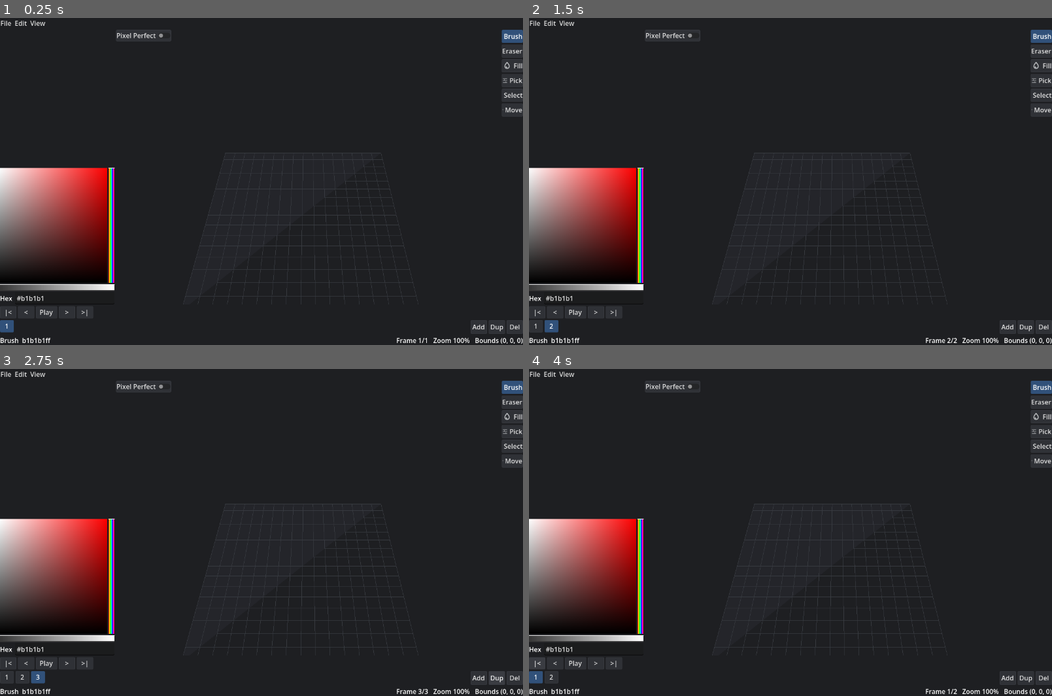
Above: before the commit, frames 1-4 (two rows, left to right).
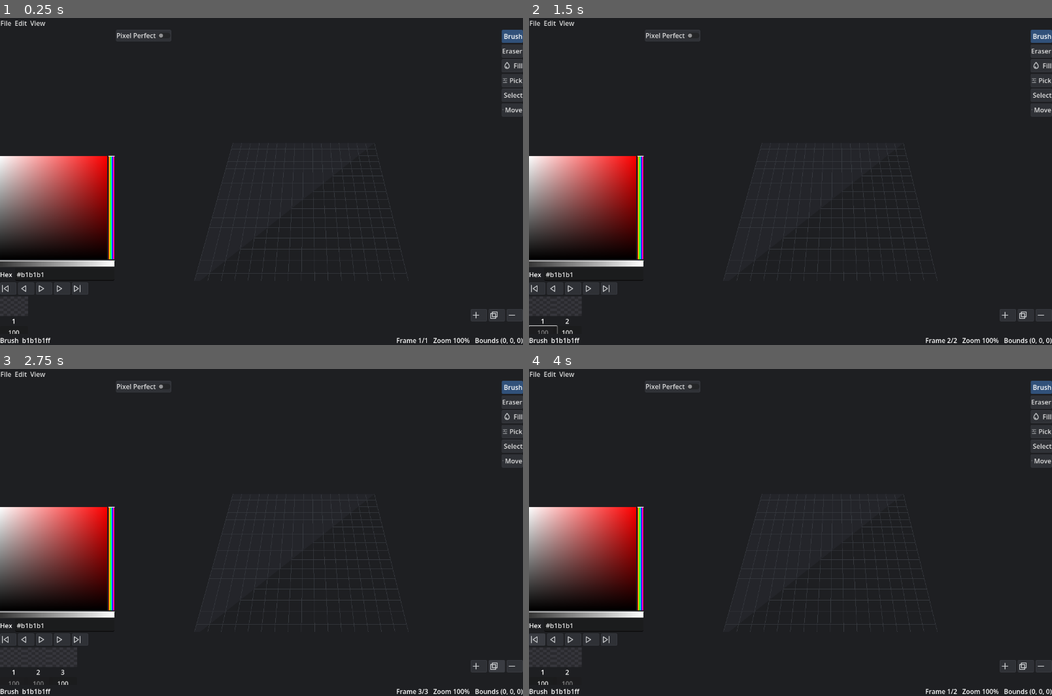
Above: after the commit, the same moments.

Repository: LeonardMeagher2/LVE
Game: Godot game, scene res://ui/main.tscn
The game is run twice, just before and just after one commit, with the same random seed, the same clock (stepped at 60 frames per second) and the same inputs.
Inputs (mouse positions are in pixels of both pictures, inside the frame that each line leads up to; where the layout moved, square brackets give the same spot in the first picture):
- Up to frame 1 (0.25 s): no input
- Up to frame 2 (1.5 s): click (1010, 315) [1010, 325] at 0.5 s; click (549, 325) at 1.25 s, where only the run before the commit has a clickable "2"
- Up to frame 3 (2.75 s): click (496, 666) [496, 676] at 2 s
- Up to frame 4 (4 s): click (1041, 666) [1041, 676] at 2.75 s; click (539, 640) [539, 663] at 3.5 s

The runs differ from the first frame. In frame 1, 9.1% of the frame differs, in the area x 0-100%, y 38-97%; in frame 2, 9.2%; in frame 3, 9.4%; in frame 4, 9.3%.

Commit message:
Add frame previews and per-frame delay editing
Render each frame as a small isometric preview. Show and edit each frame delay in the frame strip. Use playback and frame-action icons in the dock.

Diff:
--- /dev/null
+++ b/icons/frame_add.svg
@@ -0,0 +1,4 @@
+<svg xmlns="http://www.w3.org/2000/svg" width="24" height="24" viewBox="0 0 24 24" fill="none" stroke="#c8cacc" stroke-width="2" stroke-linecap="round" stroke-linejoin="round">
+  <path d="M12 5v14"/>
+  <path d="M5 12h14"/>
+</svg>
--- /dev/null
+++ b/icons/frame_del.svg
@@ -0,0 +1,3 @@
+<svg xmlns="http://www.w3.org/2000/svg" width="24" height="24" viewBox="0 0 24 24" fill="none" stroke="#c8cacc" stroke-width="2" stroke-linecap="round" stroke-linejoin="round">
+  <path d="M5 12h14"/>
+</svg>
--- /dev/null
+++ b/icons/frame_dup.svg
@@ -0,0 +1,4 @@
+<svg xmlns="http://www.w3.org/2000/svg" width="24" height="24" viewBox="0 0 24 24" fill="none" stroke="#c8cacc" stroke-width="2" stroke-linecap="round" stroke-linejoin="round">
+  <path d="M8 4h12v12H8Z"/>
+  <path d="M4 8h12v12H4Z"/>
+</svg>
--- /dev/null
+++ b/icons/pause.svg
@@ -0,0 +1,4 @@
+<svg xmlns="http://www.w3.org/2000/svg" width="24" height="24" viewBox="0 0 24 24" fill="none" stroke="#c8cacc" stroke-width="2" stroke-linecap="round" stroke-linejoin="round">
+  <path d="M9 5v14"/>
+  <path d="M15 5v14"/>
+</svg>
--- /dev/null
+++ b/icons/play.svg
@@ -0,0 +1,3 @@
+<svg xmlns="http://www.w3.org/2000/svg" width="24" height="24" viewBox="0 0 24 24" fill="none" stroke="#c8cacc" stroke-width="2" stroke-linecap="round" stroke-linejoin="round">
+  <path d="M7 5l11 7-11 7Z"/>
+</svg>
--- /dev/null
+++ b/icons/step_back.svg
@@ -0,0 +1,3 @@
+<svg xmlns="http://www.w3.org/2000/svg" width="24" height="24" viewBox="0 0 24 24" fill="none" stroke="#c8cacc" stroke-width="2" stroke-linecap="round" stroke-linejoin="round">
+  <path d="M18 5 8 12l10 7Z"/>
+</svg>
--- /dev/null
+++ b/icons/step_forward.svg
@@ -0,0 +1,3 @@
+<svg xmlns="http://www.w3.org/2000/svg" width="24" height="24" viewBox="0 0 24 24" fill="none" stroke="#c8cacc" stroke-width="2" stroke-linecap="round" stroke-linejoin="round">
+  <path d="M7 5l11 7-11 7Z"/>
+</svg>
--- /dev/null
+++ b/icons/to_end.svg
@@ -0,0 +1,4 @@
+<svg xmlns="http://www.w3.org/2000/svg" width="24" height="24" viewBox="0 0 24 24" fill="none" stroke="#c8cacc" stroke-width="2" stroke-linecap="round" stroke-linejoin="round">
+  <path d="M5 5l10 7-10 7Z"/>
+  <path d="M19 4v16"/>
+</svg>
--- /dev/null
+++ b/icons/to_start.svg
@@ -0,0 +1,4 @@
+<svg xmlns="http://www.w3.org/2000/svg" width="24" height="24" viewBox="0 0 24 24" fill="none" stroke="#c8cacc" stroke-width="2" stroke-linecap="round" stroke-linejoin="round">
+  <path d="M5 4v16"/>
+  <path d="M19 5 9 12l10 7Z"/>
+</svg>
--- a/ui/bottom_dock.gd
+++ b/ui/bottom_dock.gd
@@ -1,5 +1,8 @@
 class_name EditorBottomDock
 extends VBoxContainer
+
+const PLAY_ICON := preload("res://icons/play.svg")
+const PAUSE_ICON := preload("res://icons/pause.svg")
 
 signal play_toggled
 signal prev
@@ -10,6 +13,7 @@
 signal frame_dup
 signal frame_del
 signal frame_selected(index: int)
+signal delay_changed
 
 @onready var _play_button: Button = $PlaybackRow/Play
 @onready var _frame_strip: EditorFrameStrip = $FrameRow/FrameScroll/FrameStrip
@@ -17,10 +21,12 @@
 
 func _ready() -> void:
 	_frame_strip.frame_selected.connect(frame_selected.emit)
+	_frame_strip.delay_changed.connect(delay_changed.emit)
 
 
 func set_playing(playing: bool) -> void:
-	_play_button.text = "Pause" if playing else "Play"
+	_play_button.icon = PAUSE_ICON if playing else PLAY_ICON
+	_play_button.tooltip_text = "Pause" if playing else "Play"
 
 
 func highlight_frame(i: int) -> void:
--- a/ui/bottom_dock.tscn
+++ b/ui/bottom_dock.tscn
@@ -2,6 +2,14 @@
 
 [ext_resource type="Script" path="res://ui/bottom_dock.gd" id="1_dock"]
 [ext_resource type="Script" path="res://ui/frame_strip.gd" id="2_strip"]
+[ext_resource type="Texture2D" path="res://icons/to_start.svg" id="3_to_start"]
+[ext_resource type="Texture2D" path="res://icons/step_back.svg" id="4_back"]
+[ext_resource type="Texture2D" path="res://icons/play.svg" id="5_play"]
+[ext_resource type="Texture2D" path="res://icons/step_forward.svg" id="6_fwd"]
+[ext_resource type="Texture2D" path="res://icons/to_end.svg" id="7_end"]
+[ext_resource type="Texture2D" path="res://icons/frame_add.svg" id="8_add"]
+[ext_resource type="Texture2D" path="res://icons/frame_dup.svg" id="9_dup"]
+[ext_resource type="Texture2D" path="res://icons/frame_del.svg" id="10_del"]
 
 [node name="BottomDock" type="VBoxContainer"]
 layout_mode = 2
@@ -17,38 +25,43 @@
 custom_minimum_size = Vector2(40, 28)
 layout_mode = 2
 focus_mode = 0
-text = "|<"
+icon = ExtResource("3_to_start")
+tooltip_text = "Step to start"
 
 [node name="Prev" type="Button" parent="PlaybackRow"]
 custom_minimum_size = Vector2(40, 28)
 layout_mode = 2
 focus_mode = 0
-text = "<"
+icon = ExtResource("4_back")
+tooltip_text = "Step back"
 
 [node name="Play" type="Button" parent="PlaybackRow"]
-custom_minimum_size = Vector2(52, 28)
+custom_minimum_size = Vector2(40, 28)
 layout_mode = 2
 focus_mode = 0
-text = "Play"
+icon = ExtResource("5_play")
+tooltip_text = "Play"
 
 [node name="Next" type="Button" parent="PlaybackRow"]
 custom_minimum_size = Vector2(40, 28)
 layout_mode = 2
 focus_mode = 0
-text = ">"
+icon = ExtResource("6_fwd")
+tooltip_text = "Step forward"
 
 [node name="ToEnd" type="Button" parent="PlaybackRow"]
 custom_minimum_size = Vector2(40, 28)
 layout_mode = 2
 focus_mode = 0
-text = ">|"
+icon = ExtResource("7_end")
+tooltip_text = "Step to end"
 
 [node name="PlaybackSpacer" type="Control" parent="PlaybackRow"]
 layout_mode = 2
 size_flags_horizontal = 3
 
 [node name="FrameRow" type="HBoxContainer" parent="."]
-custom_minimum_size = Vector2(0, 34)
+custom_minimum_size = Vector2(0, 92)
 layout_mode = 2
 theme_override_constants/separation = 4
 
@@ -66,20 +79,26 @@
 [node name="Add" type="Button" parent="FrameRow"]
 custom_minimum_size = Vector2(40, 30)
 layout_mode = 2
+size_flags_vertical = 4
 focus_mode = 0
-text = "Add"
+icon = ExtResource("8_add")
+tooltip_text = "Add frame"
 
 [node name="Dup" type="Button" parent="FrameRow"]
 custom_minimum_size = Vector2(40, 30)
 layout_mode = 2
+size_flags_vertical = 4
 focus_mode = 0
-text = "Dup"
+icon = ExtResource("9_dup")
+tooltip_text = "Duplicate frame"
 
 [node name="Del" type="Button" parent="FrameRow"]
 custom_minimum_size = Vector2(40, 30)
 layout_mode = 2
+size_flags_vertical = 4
 focus_mode = 0
-text = "Del"
+icon = ExtResource("10_del")
+tooltip_text = "Delete frame"
 
 [connection signal="pressed" from="PlaybackRow/ToStart" to="." method="_on_to_start_pressed"]
 [connection signal="pressed" from="PlaybackRow/Prev" to="." method="_on_prev_pressed"]
--- /dev/null
+++ b/ui/frame_preview.gd
@@ -0,0 +1,87 @@
+class_name FramePreview
+extends TextureRect
+
+const SIZE := 48
+const PAD := 2.0
+
+var _tex: ImageTexture
+
+
+func set_frame(frame: VoxelFrame, document: VoxiDocument) -> void:
+	_tex = _render(frame, document)
+	texture = _tex
+
+
+func _render(frame: VoxelFrame, document: VoxiDocument) -> ImageTexture:
+	var img := Image.create_empty(SIZE, SIZE, false, Image.FORMAT_RGBA8)
+	_fill_checkerboard(img)
+	if frame == null or frame.cells.is_empty():
+		return ImageTexture.create_from_image(img)
+	var lo := Vector3i.MAX
+	var hi := Vector3i.MIN
+	for c in frame.cells.keys():
+		lo = Vector3i(mini(lo.x, c.x), mini(lo.y, c.y), mini(lo.z, c.z))
+		hi = Vector3i(maxi(hi.x, c.x), maxi(hi.y, c.y), maxi(hi.z, c.z))
+	var sx_min := float(lo.x - hi.z)
+	var sx_max := float(hi.x - lo.z)
+	var sy_min := (float(lo.x) + float(lo.z)) / 2.0 - float(hi.y)
+	var sy_max := (float(hi.x) + float(hi.z)) / 2.0 - float(lo.y)
+	var s := (float(SIZE) - 2.0 * PAD) / maxf(sx_max - sx_min, sy_max - sy_min)
+	var mid_x := (sx_min + sx_max) / 2.0
+	var mid_y := (sy_min + sy_max) / 2.0
+	var cells: Array = []
+	for c in frame.cells.keys():
+		var depth: float = c.x - c.y
+		cells.append([depth, c, document.color_of(int(frame.cells[c]))])
+	cells.sort_custom(func(a: Array, b: Array) -> bool: return a[0] < b[0])
+	var hw := s
+	var hv := s / 2.0
+	for item in cells:
+		var c: Vector3i = item[1]
+		var col: Color = item[2]
+		var cx := (float(c.x) - float(c.z) - mid_x) * s + SIZE / 2.0
+		var cy := ((float(c.x) + float(c.z)) / 2.0 - float(c.y) - mid_y) * s + SIZE / 2.0
+		_draw_cube(img, cx, cy, hw, hv, col)
+	return ImageTexture.create_from_image(img)
+
+
+func _draw_cube(img: Image, cx: float, cy: float, hw: float, hv: float, col: Color) -> void:
+	_fill_diamond(img, cx, cy, hw, hv, col)
+	_fill_diamond(img, cx, cy + hv, hw, hv, col.darkened(0.45))
+	_fill_diamond(img, cx + hw, cy + hv / 2.0, hw, hv, col.darkened(0.3))
+
+
+func _fill_checkerboard(img: Image) -> void:
+	var step := 6
+	var y := 0
+	while y < SIZE:
+		var x := 0
+		while x < SIZE:
+			var even := ((x / step) + (y / step)) % 2 == 0
+			var c := Color8(42, 42, 46) if even else Color8(54, 54, 60)
+			for j in mini(step, SIZE - y):
+				for i in mini(step, SIZE - x):
+					img.set_pixel(x + i, y + j, c)
+			x += step
+		y += step
+
+
+func _fill_diamond(img: Image, cx: float, cy: float, w: float, v: float, col: Color) -> void:
+	var i := int(floor(cy - v / 2.0))
+	while i <= int(ceil(cy + v / 2.0)) and i < SIZE:
+		if i < 0:
+			i += 1
+			continue
+		var yy: float = float(i)
+		var half := w * (1.0 - absf(yy - cy) / v)
+		if half <= 0.0:
+			i += 1
+			continue
+		var x0 := int(ceil(cx - half))
+		var x1 := int(floor(cx + half))
+		if x1 < 0 or x0 >= SIZE:
+			i += 1
+			continue
+		for x in range(maxi(x0, 0), mini(x1, SIZE - 1) + 1):
+			img.set_pixel(x, i, col)
+		i += 1
--- a/ui/frame_strip.gd
+++ b/ui/frame_strip.gd
@@ -2,12 +2,16 @@
 extends HBoxContainer
 
 signal frame_selected(index: int)
+signal delay_changed
 
 var _frame_buttons: Array[Button] = []
+var _previews: Array[FramePreview] = []
+var _delay_fields: Array[LineEdit] = []
 
 
 func _ready() -> void:
 	State.frame_changed.connect(_rebuild)
+	State.cells_changed.connect(_refresh_previews)
 	_rebuild()
 
 
@@ -21,24 +25,68 @@
 			_frame_buttons[j].add_theme_stylebox_override("normal", sb)
 		else:
 			_frame_buttons[j].remove_theme_stylebox_override("normal")
+		_delay_fields[j].editable = (j == i)
 
 
 func _rebuild() -> void:
 	for b in _frame_buttons:
 		b.queue_free()
 	_frame_buttons.clear()
+	_previews.clear()
+	_delay_fields.clear()
 	var group := ButtonGroup.new()
 	for i in State.document.frames.size():
-		var b := Button.new()
-		b.text = str(i + 1)
-		b.custom_minimum_size = Vector2(34, 30)
-		b.toggle_mode = true
-		b.button_group = group
-		b.pressed.connect(_select.bind(i))
+		var b := _make_button(i, group)
 		add_child(b)
 		_frame_buttons.append(b)
 	highlight(State.current_frame)
 
 
+func _make_button(i: int, group: ButtonGroup) -> Button:
+	var b := Button.new()
+	b.custom_minimum_size = Vector2(56, 0)
+	b.toggle_mode = true
+	b.button_group = group
+	b.pressed.connect(_select.bind(i))
+	var col := VBoxContainer.new()
+	col.set_anchors_and_offsets_preset(Control.PRESET_FULL_RECT)
+	col.alignment = BoxContainer.ALIGNMENT_CENTER
+	col.add_theme_constant_override("separation", 1)
+	b.add_child(col)
+	var prev := FramePreview.new()
+	prev.set_frame(State.document.frames[i], State.document)
+	col.add_child(prev)
+	_previews.append(prev)
+	var num := Label.new()
+	num.text = str(i + 1)
+	num.horizontal_alignment = HORIZONTAL_ALIGNMENT_CENTER
+	col.add_child(num)
+	var d := LineEdit.new()
+	d.custom_minimum_size = Vector2(44, 0)
+	d.size_flags_horizontal = Control.SIZE_SHRINK_CENTER
+	d.alignment = HORIZONTAL_ALIGNMENT_CENTER
+	d.placeholder_text = "ms"
+	d.text = str(State.document.frames[i].delay_ms)
+	d.text_submitted.connect(_on_delay_submitted.bind(i))
+	col.add_child(d)
+	_delay_fields.append(d)
+	return b
+
+
+func _refresh_previews() -> void:
+	for i in _previews.size():
+		_previews[i].set_frame(State.document.frames[i], State.document)
+
+
+func _on_delay_submitted(text: String, i: int) -> void:
+	var v := text.strip_edges().to_int()
+	if v < 1:
+		_delay_fields[i].text = str(State.document.frames[i].delay_ms)
+		return
+	State.document.frames[i].delay_ms = clampi(v, 1, 10000)
+	_delay_fields[i].text = str(State.document.frames[i].delay_ms)
+	delay_changed.emit()
+
+
 func _select(i: int) -> void:
 	frame_selected.emit(i)
Not shown, added: icons/frame_add.svg.import
Not shown, added: icons/frame_del.svg.import
Not shown, added: icons/frame_dup.svg.import
Not shown, added: icons/pause.svg.import
Not shown, added: icons/play.svg.import
Not shown, added: icons/step_back.svg.import
Not shown, added: icons/step_forward.svg.import
Not shown, added: icons/to_end.svg.import
Not shown, added: icons/to_start.svg.import
Not shown, added: ui/frame_preview.gd.uid
